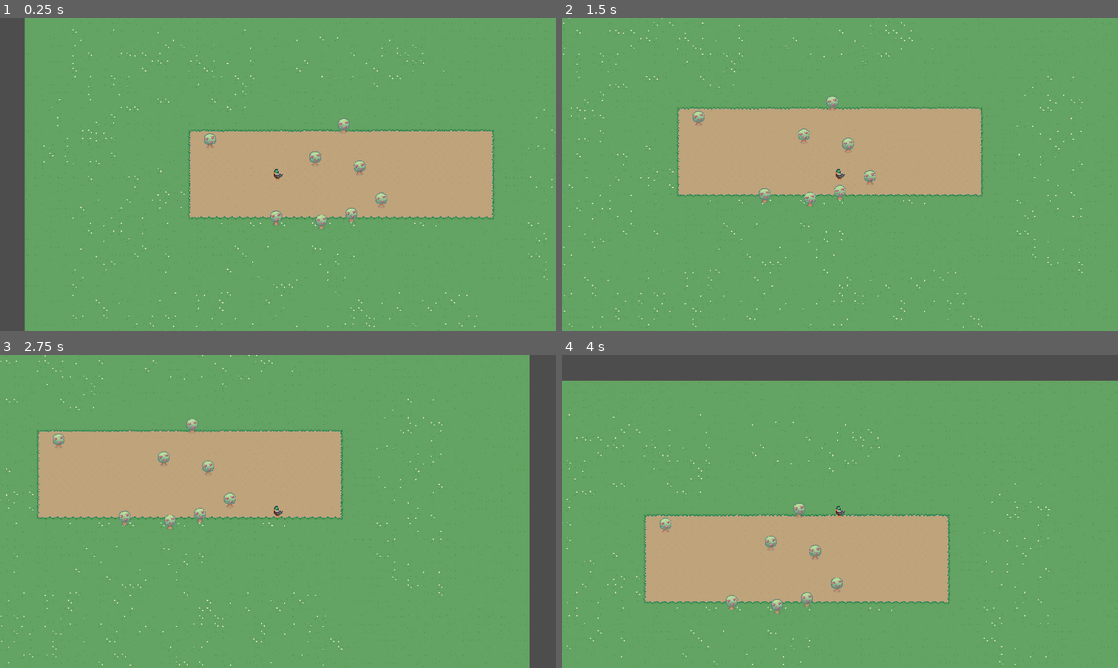
Above: before the commit, frames 1-4 (two rows, left to right).
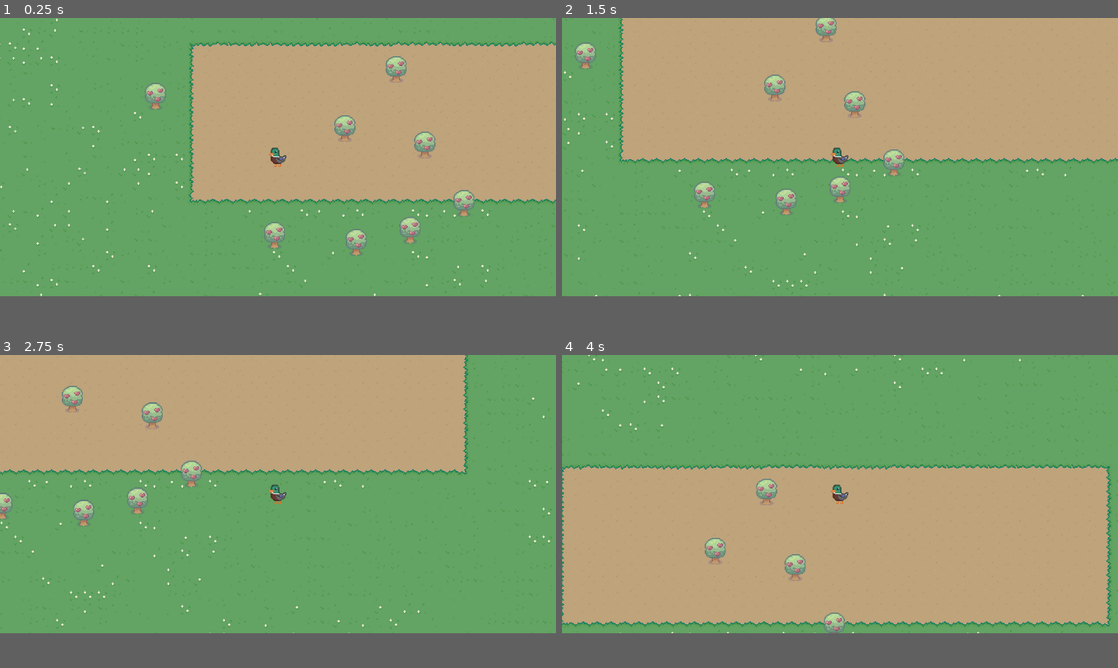
Above: after the commit, the same moments.

Repository: seppeLenaerts/animal-farm
Game: Godot game, scene res://main.tscn
Two runs of this game, one before a commit and one after it. Both use one fixed random seed, a clock stepped at 60 frames per second and the inputs below.
Inputs (mouse positions are in pixels of both pictures, inside the frame that each line leads up to):
- Up to frame 1 (0.25 s): no input
- Up to frame 2 (1.5 s): tap Enter at 0.5 s; move the mouse to (878, 155) at 0.52 s; hold Right (move_right) 0.53-1.28 s; click (878, 155) at 0.67 s; move the mouse to (834, 124) at 1.27 s; hold Down (move_down) from 1.28 s (still down); click (834, 124) at 1.42 s
- Up to frame 3 (2.75 s): tap Space at 2 s; move the mouse to (139, 439) at 2.02 s; release Down (move_down) at 2.03 s; hold Right (move_right) from 2.03 s (still down); click (139, 439) at 2.17 s
- Up to frame 4 (4 s): move the mouse to (789, 498) at 2.77 s; release Right (move_right) at 2.78 s; hold Up (move_up) 2.78-3.53 s; click (789, 498) at 2.92 s; move the mouse to (756, 592) at 3.52 s; hold A (move_left) from 3.53 s (still down); click (756, 592) at 3.67 s
In our replay, the window is 800x450 before the commit and 800x400 after it. These sizes can differ from the game's own. Grey fills any space a smaller window leaves; there, only what the larger window draws over its background counts as a difference.

The runs differ from the first frame. In frame 1, 31% of the frame differs, in the area x 0-100%, y 0-100%; in frame 2, 40%; in frame 3, 39%; in frame 4, 44%.

Commit message:
Change some project settings

Diff:
--- a/main.tscn
+++ b/main.tscn
@@ -15,6 +15,7 @@
 tile_set = ExtResource("1_ig7tw")
 
 [node name="GroundTessaTiles" type="TileMapLayer" parent="."]
+position = Vector2(84, -39)
 tile_map_data = PackedByteArray("AAD9//7/AAAGAAYAAAD9////AAAGAAAAAAD9/wAAAAACAAAAAAD9/wEAAAAAAAAAAAD9/wIAAAAGAAMAAAD9/w …(74720 unchanged characters)…
 tile_set = ExtResource("3_7mycd")
 
--- a/project.godot
+++ b/project.godot
@@ -21,9 +21,11 @@
 
 [display]
 
-window/size/viewport_width=2304
-window/size/viewport_height=1296
+window/size/viewport_width=1280
+window/size/viewport_height=640
 window/size/resizable=false
+window/size/window_width_override=2560
+window/size/window_height_override=1280
 window/stretch/mode="canvas_items"
 window/stretch/scale=2.0
 window/stretch/scale_mode="integer"
Not shown, changed: assets/Sprout Lands - Sprites - Basic pack/.DS_Store
